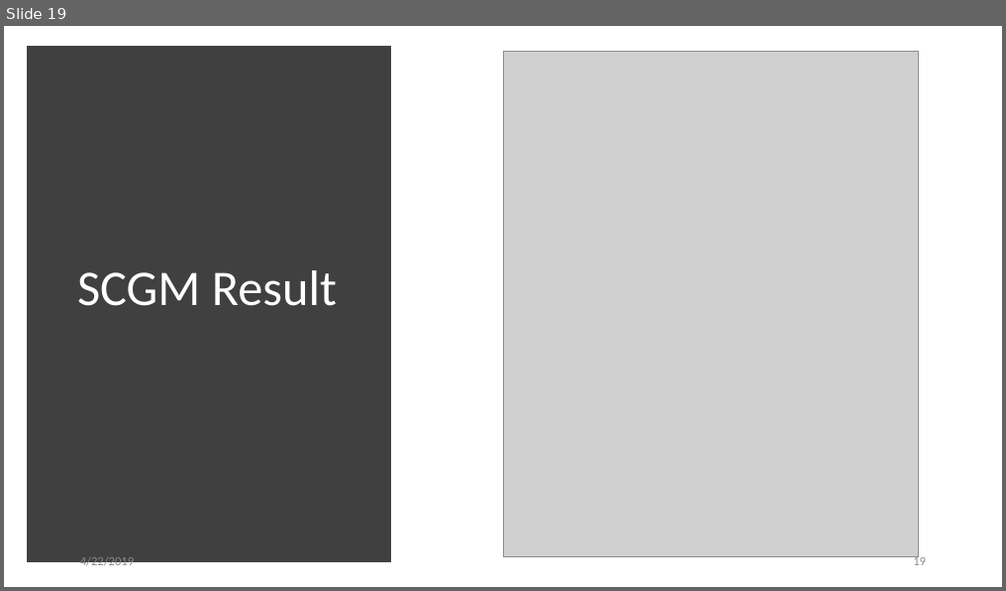
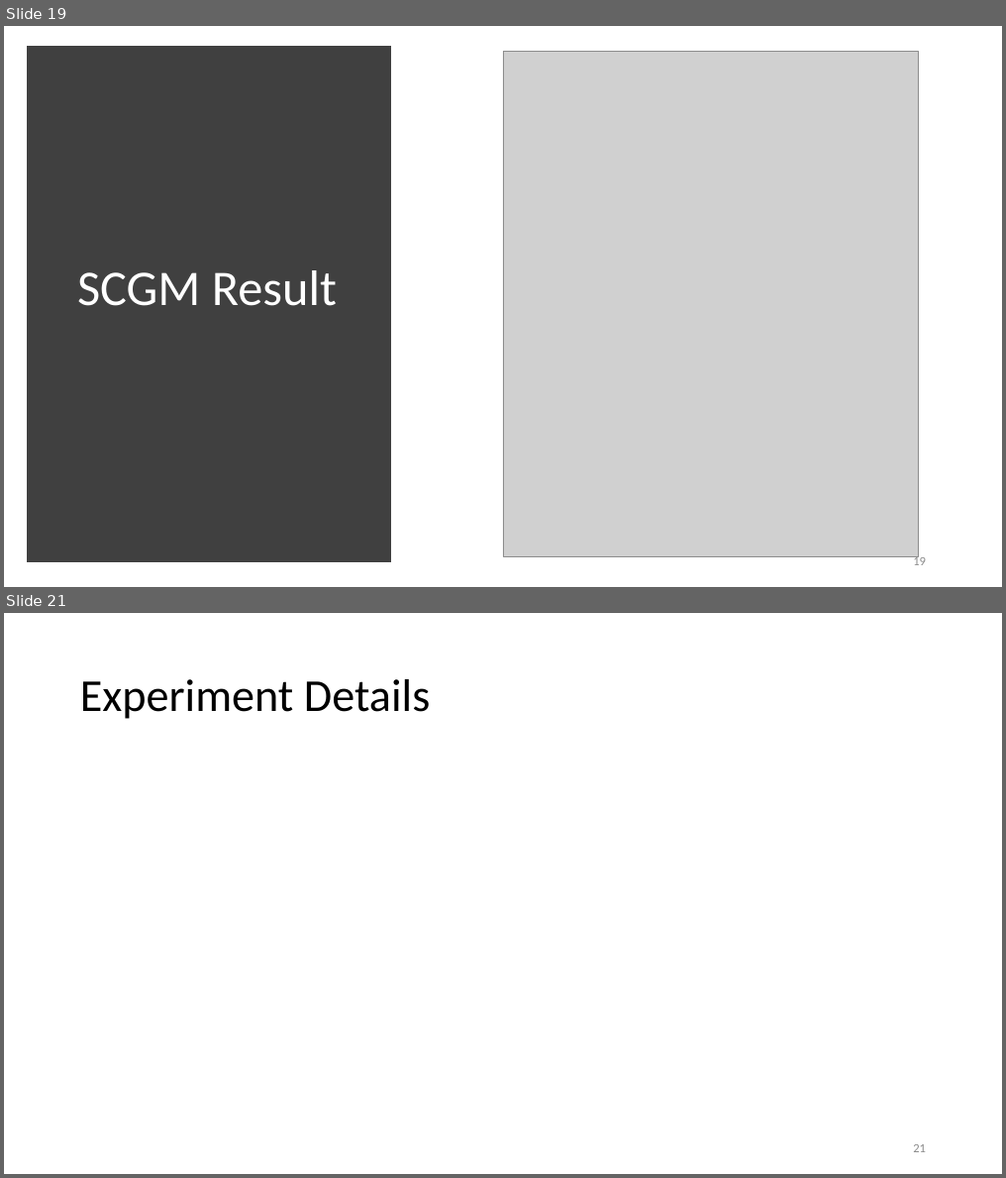
Before and after one commit to aniksh/sketchycgm-python, a slide deck: presentation.pptx. Shown one above the other, each under a label of ours: slide 19 before the commit, slides 19 and 21 after it; the slides between them are not shown. The pictures are 1006x591 and 1006x1178 pixels, drawn with LibreOffice and Linux fonts; fonts in the diff are those of the drawing; grey boxes stand for pictures. Boxes give left, top, right and bottom in pixels: in the first picture for what was removed or moved away, otherwise in the second. Text is boxed around its words. In the diff, an @@ line names an element or a change of style, - is before the commit and + after.

```diff
--- a/presentation.pptx
+++ b/presentation.pptx
@@ slide 21 added at <box>4,613,1002,1174</box>, background #FFFFFF @@
@@ title added at <box>80,679,430,719</box>, 44 pt, text #000000 @@
+Experiment Details
@@ page number added at <box>913,1145,926,1153</box>, 12 pt, text #8C8C8C @@
+21
@@ slide 19 changed as well @@
@@ text removed at <box>80,556,134,570</box> @@
-4/22/2019
```
Also in this commit, not shown: 22 other slides changed, 13 other slides added, 2 slides removed.
